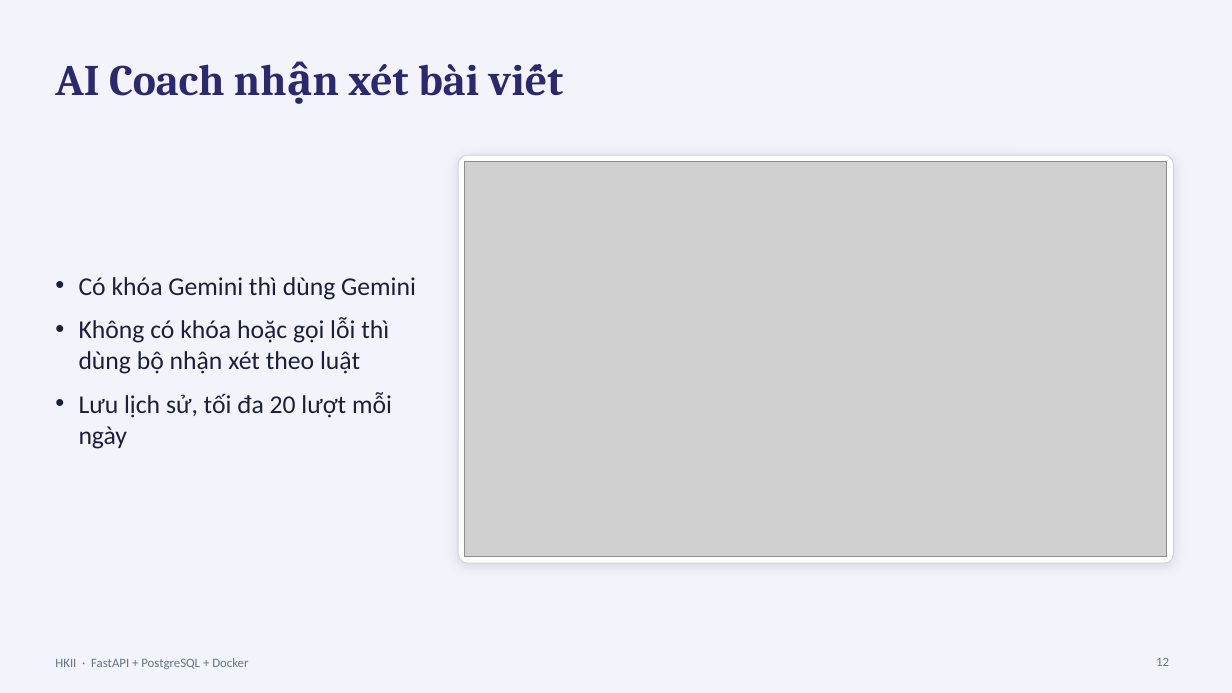
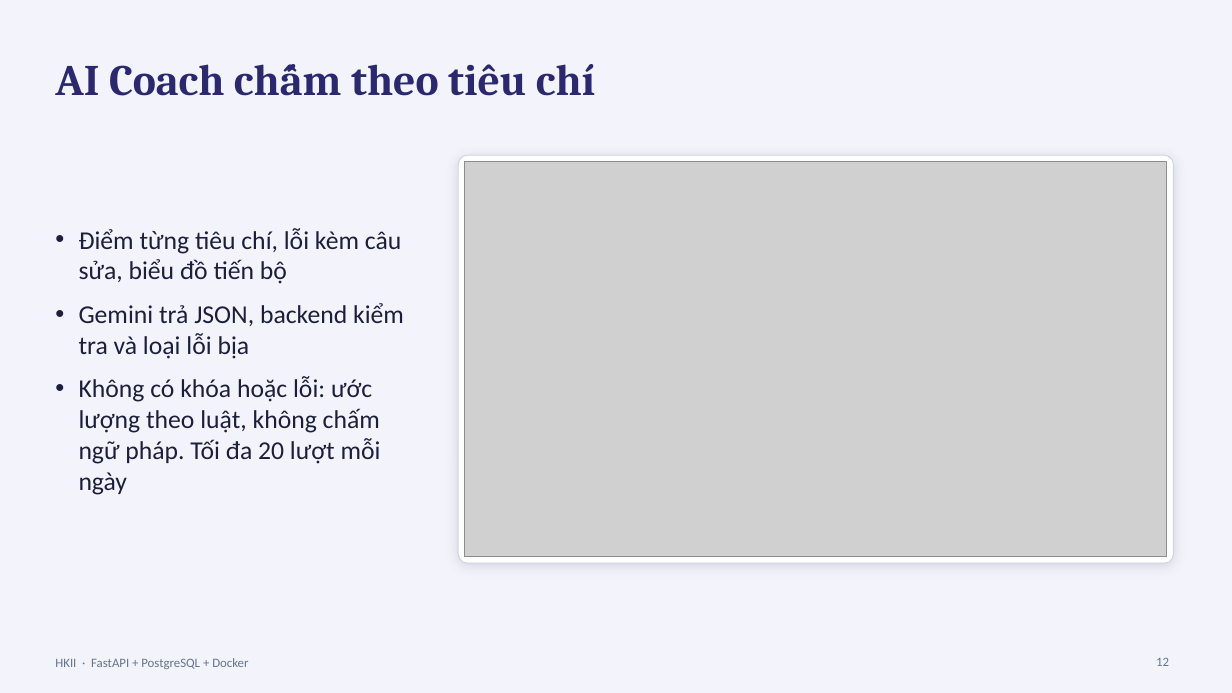
Before and after one commit to thaiphatcaifa/HKII-FastAPI, a slide deck: slide 12 of docs/HKII-ThuyetTrinh.pptx. Drawn at 1232x693 pixels with LibreOffice and Linux fonts; fonts in the diff are those of the drawing; grey boxes stand for pictures. Boxes give left, top, right and bottom in pixels: in the first picture for what was removed or moved away, otherwise in the second. Text is boxed around its words. In the diff, an @@ line names an element or a change of style, - is before the commit and + after.

```diff
--- a/docs/HKII-ThuyetTrinh.pptx
+++ b/docs/HKII-ThuyetTrinh.pptx
@@ title at bbox=[55, 64, 595, 96]: text changed @@
-AI Coach nhận xét bài viết
+AI Coach chấm theo tiêu chí
@@ text at bbox=[79, 228, 404, 495]: text changed @@
-• Có khóa Gemini thì dùng Gemini
-• Không có khóa hoặc gọi lỗi thì dùng bộ nhận xét theo luật
-• Lưu lịch sử, tối đa 20 lượt mỗi ngày
+• Điểm từng tiêu chí, lỗi kèm câu sửa, biểu đồ tiến bộ
+• Gemini trả JSON, backend kiểm tra và loại lỗi bịa
+• Không có khóa hoặc lỗi: ước lượng theo luật, không chấm ngữ pháp. Tối đa 20 lượt mỗi ngày
```
Also in this commit, not shown: 11 other slides changed, 1 slide added, 52 other files.
